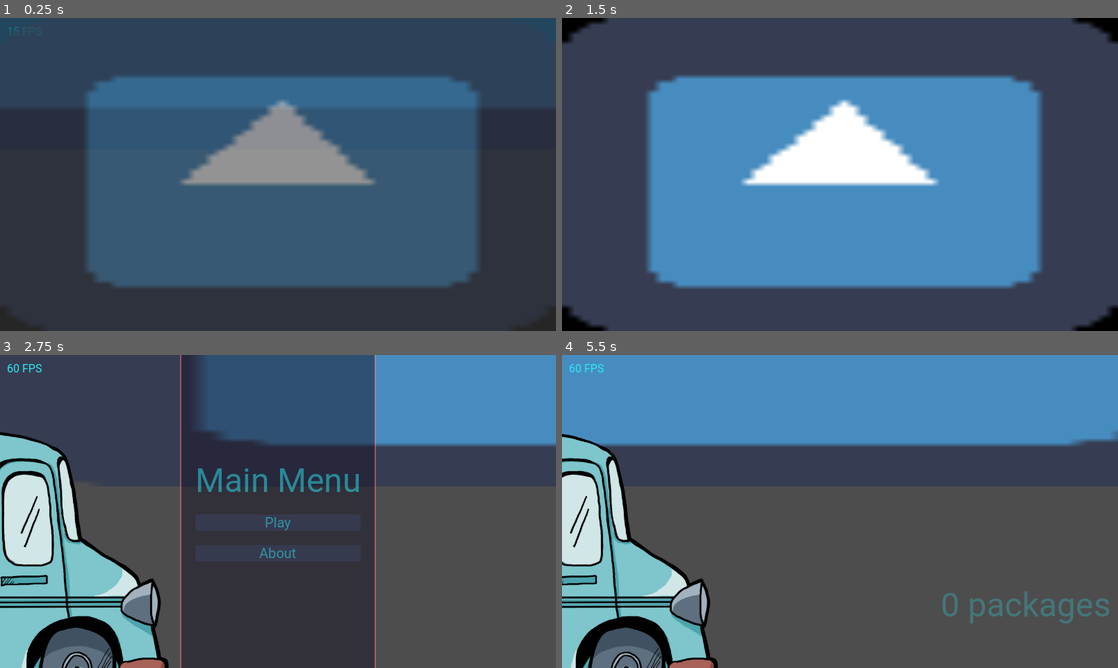
Above: before the commit, frames 1-4 (two rows, left to right).
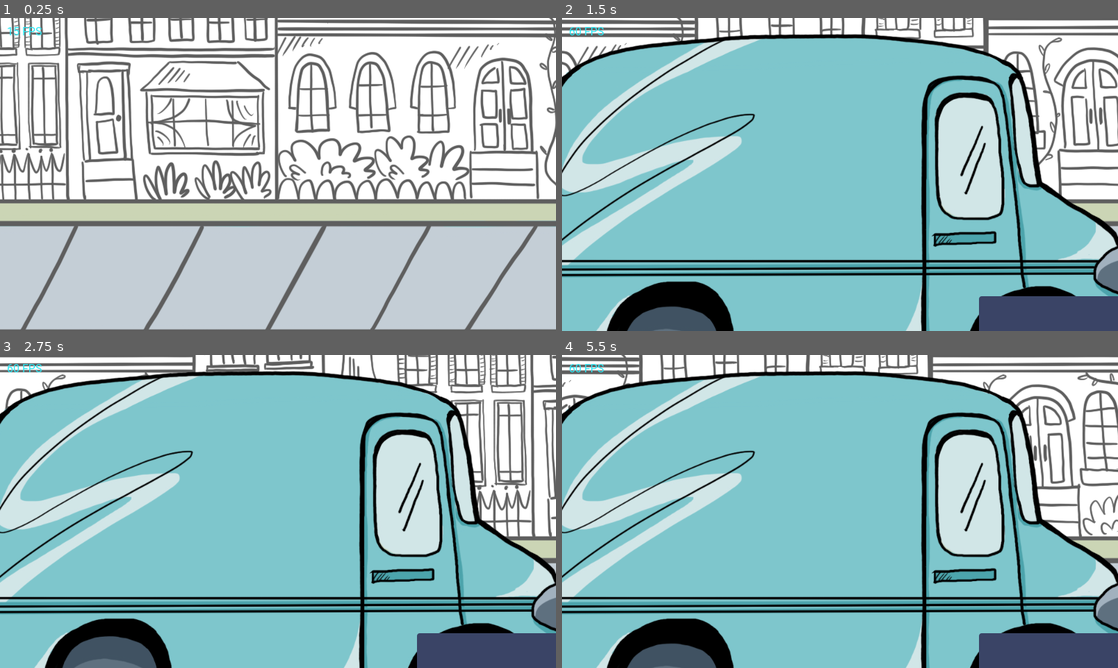
Above: after the commit, the same moments.

Repository: Bloodyaugust/ld-53
Game: Godot game, scene res://scenes/main.tscn
Two runs of this game, one before a commit and one after it. Both use one fixed random seed, a clock stepped at 60 frames per second and the inputs below. The engine's default icon, where the game draws it, is replaced by a stand-in: a white triangle on a blue panel in a dark square.
Inputs (mouse positions are in pixels of both pictures, inside the frame that each line leads up to):
- Up to frame 1 (0.25 s): no input
- Up to frame 2 (1.5 s): tap Enter at 0.5 s; move the mouse to (962, 158) at 0.52 s; hold Right (ui_right) 0.53-1.25 s; click (962, 158) at 0.67 s; drag from (728, 190) to (812, 237) at 1.27 s
- Up to frame 3 (2.75 s): move the mouse to (333, 442) at 2.02 s; hold Right (ui_right) from 2.03 s (still down)
- Up to frame 4 (5.5 s): release Right (ui_right) at 2.75 s; click (840, 552) at 2.75 s, where only the run before the commit has a clickable "About"; click (840, 558) at 3.5 s, where only the run before the commit has a clickable "Main Menu"; click (840, 524) at 4.25 s, where only the run before the commit has a clickable "Play"; drag from (812, 574) to (673, 464) at 5.02 s

The runs differ from the first frame. In frame 1, 100% of the frame differs, in the area x 0-100%, y 0-100%; in frame 2, 95%; in frame 3, 93%; in frame 4, 95%.

Commit message:
Add Background image
- Remove splash screen
- Begin implementation of real main menu

Diff:
--- a/actors/BackgroundChunks/Chunk-1.tscn
+++ b/actors/BackgroundChunks/Chunk-1.tscn
@@ -1,15 +1,13 @@
 [gd_scene load_steps=3 format=3 uid="uid://dkebah7fnyvlo"]
 
 [ext_resource type="Script" path="res://actors/BackgroundChunk.gd" id="1_4ij4h"]
-[ext_resource type="Texture2D" uid="uid://4typrc2p2rra" path="res://icon.png" id="1_ktsqr"]
+[ext_resource type="Texture2D" uid="uid://b3hocc7uwfr6e" path="res://sprites/Background.png" id="2_eyhje"]
 
 [node name="BackgroundChunk" type="Node2D"]
 script = ExtResource("1_4ij4h")
 
 [node name="Sprite2D" type="Sprite2D" parent="."]
-position = Vector2(-6.10352e-05, -248)
-scale = Vector2(29.9375, 6.625)
-texture = ExtResource("1_ktsqr")
+texture = ExtResource("2_eyhje")
 
 [node name="Dropoffs" type="Node2D" parent="."]
 unique_name_in_owner = true
--- a/actors/Player.gd
+++ b/actors/Player.gd
@@ -83,7 +83,7 @@
           _tween = create_tween().set_trans(Tween.TRANS_LINEAR)
           _state = STATES.RESETTING
           Store.state.move_speed = 0.0
-          _tween.tween_property(self, "position", Vector2(-700.0, 0.0), 1.0)
+          _tween.tween_property(self, "position", Vector2(-600.0, 0.0), 1.0)
           _tween.tween_callback(func():
             _state = STATES.RUNNING
 
--- a/actors/Truck.gd
+++ b/actors/Truck.gd
@@ -12,7 +12,7 @@
 
           play()
           _tween = create_tween().set_trans(Tween.TRANS_LINEAR)
-          _tween.tween_property(self, "global_position", Vector2(-500.0, global_position.y), 1.0)
+          _tween.tween_property(self, "global_position", Vector2(0.0, global_position.y), 1.0)
           _tween.tween_callback(func():
             Store.set_state("game", GameConstants.GAME_RESULTS)
             ViewController.set_client_view(ViewController.CLIENT_VIEWS.RESULTS)
@@ -23,7 +23,9 @@
             _tween.kill()
 
           _tween = create_tween().set_trans(Tween.TRANS_LINEAR)
-          _tween.tween_property(self, "global_position", Vector2(-500.0, global_position.y), 1.0)
+          if abs(global_position.x) > 0.1:
+            _tween.tween_property(self, "global_position", Vector2(0.0, global_position.y), 1.0)
+          _tween.tween_callback(func(): ViewController.set_client_view(ViewController.CLIENT_VIEWS.MAIN_MENU))
           play()
 
         GameConstants.GAME_STARTING:
@@ -33,7 +35,7 @@
   match Store.state.game:
     GameConstants.GAME_IN_PROGRESS:
       global_position -= Vector2(Store.state.move_speed * delta, 0.0)
-      global_position = Vector2(clampf(global_position.x, -2000.0, global_position.y), global_position.y)
+      global_position = Vector2(clampf(global_position.x, -1500.0, global_position.y), global_position.y)
 
 func _ready():
   Store.state_changed.connect(_on_store_state_changed)
--- a/autoloads/Store.gd
+++ b/autoloads/Store.gd
@@ -29,8 +29,6 @@
 func _initialize():
   set_state("game", GameConstants.GAME_OVER)
 
-  (func(): ViewController.set_client_view(ViewController.CLIENT_VIEWS.SPLASH)).call_deferred()
-
 func _ready():
   if FileAccess.file_exists(ClientConstants.CLIENT_PERSISTENT_STORE_PATH):
     persistent_store = load(ClientConstants.CLIENT_PERSISTENT_STORE_PATH)
--- a/scenes/main.tscn
+++ b/scenes/main.tscn
@@ -1,8 +1,7 @@
-[gd_scene load_steps=21 format=3 uid="uid://bfjaqu2i4i63i"]
+[gd_scene load_steps=19 format=3 uid="uid://bfjaqu2i4i63i"]
 
 [ext_resource type="Script" path="res://views/FPS.gd" id="1"]
 [ext_resource type="Texture2D" uid="uid://chvjlwqgjsh08" path="res://sprites/player/player.png" id="1_ynb2x"]
-[ext_resource type="Texture2D" uid="uid://4typrc2p2rra" path="res://icon.png" id="2"]
 [ext_resource type="Theme" uid="uid://co811ue55i33m" path="res://resources/base_theme.tres" id="2_1ffbx"]
 [ext_resource type="Script" path="res://actors/Player.gd" id="2_2opep"]
 [ext_resource type="Resource" uid="uid://tsqf267nyyx7" path="res://data/base_player_data.tres" id="3_o2wyl"]
@@ -11,7 +10,6 @@
 [ext_resource type="Script" path="res://actors/Truck.gd" id="4_po0hw"]
 [ext_resource type="PackedScene" path="res://lib/BetterCam.tscn" id="5"]
 [ext_resource type="Texture2D" uid="uid://bhgijg3ck2bga" path="res://sprites/truck/truck2.png" id="5_y3wc5"]
-[ext_resource type="Script" path="res://views/Splash.gd" id="6"]
 [ext_resource type="Script" path="res://views/About.gd" id="7_xk6j8"]
 [ext_resource type="PackedScene" uid="uid://dkebah7fnyvlo" path="res://actors/BackgroundChunks/Chunk-1.tscn" id="9_7rlw0"]
 [ext_resource type="Script" path="res://scripts/controllers/ChunkController.gd" id="10_4x66y"]
@@ -50,7 +48,7 @@
 
 [node name="Player" type="Node2D" parent="."]
 unique_name_in_owner = true
-position = Vector2(-700, 0)
+position = Vector2(-600, 0)
 script = ExtResource("2_2opep")
 data = ExtResource("3_o2wyl")
 
@@ -61,6 +59,7 @@
 
 [node name="PlayerArea" type="Area2D" parent="Player"]
 unique_name_in_owner = true
+visible = false
 
 [node name="CollisionShape2D" type="CollisionShape2D" parent="Player/PlayerArea"]
 position = Vector2(-2.5, 0.5)
@@ -68,56 +67,45 @@
 
 [node name="Truck" type="AnimatedSprite2D" parent="."]
 unique_name_in_owner = true
-position = Vector2(-1600, 120)
-scale = Vector2(0.6, 0.6)
+position = Vector2(-1500, 120)
+scale = Vector2(0.8, 0.8)
 sprite_frames = SubResource("SpriteFrames_al08k")
 autoplay = "default"
-frame_progress = 0.951928
+frame_progress = 0.310543
 script = ExtResource("4_po0hw")
 
 [node name="UIRoot" type="CanvasLayer" parent="."]
 
-[node name="MainMenu" type="CenterContainer" parent="UIRoot"]
-visible = false
+[node name="MainMenu" type="Control" parent="UIRoot"]
+visible = false
+layout_mode = 3
 anchors_preset = 15
 anchor_right = 1.0
 anchor_bottom = 1.0
 grow_horizontal = 2
 grow_vertical = 2
+size_flags_horizontal = 6
+size_flags_vertical = 6
 theme = ExtResource("2_1ffbx")
 script = ExtResource("4")
 
-[node name="PanelContainer" type="PanelContainer" parent="UIRoot/MainMenu"]
-custom_minimum_size = Vector2(2.08165e-12, 600)
-layout_mode = 2
-
-[node name="MarginContainer" type="MarginContainer" parent="UIRoot/MainMenu/PanelContainer"]
-layout_mode = 2
-theme_override_constants/margin_left = 20
-theme_override_constants/margin_top = 20
-theme_override_constants/margin_right = 20
-theme_override_constants/margin_bottom = 20
-
-[node name="VBoxContainer" type="VBoxContainer" parent="UIRoot/MainMenu/PanelContainer/MarginContainer"]
-layout_mode = 2
-theme_override_constants/separation = 20
-alignment = 1
-
-[node name="Label" type="Label" parent="UIRoot/MainMenu/PanelContainer/MarginContainer/VBoxContainer"]
-layout_mode = 2
-theme = ExtResource("2_1ffbx")
-theme_type_variation = &"H1"
-text = "Main Menu"
-
-[node name="Play" type="Button" parent="UIRoot/MainMenu/PanelContainer/MarginContainer/VBoxContainer"]
-unique_name_in_owner = true
-layout_mode = 2
+[node name="Play" type="Button" parent="UIRoot/MainMenu"]
+unique_name_in_owner = true
+layout_mode = 2
+offset_left = 600.0
+offset_top = 400.0
+offset_right = 1012.0
+offset_bottom = 646.0
 theme_override_font_sizes/font_size = 20
 text = "Play"
 
-[node name="About" type="Button" parent="UIRoot/MainMenu/PanelContainer/MarginContainer/VBoxContainer"]
-unique_name_in_owner = true
-layout_mode = 2
+[node name="About" type="Button" parent="UIRoot/MainMenu"]
+unique_name_in_owner = true
+layout_mode = 2
+offset_left = 1470.0
+offset_top = 800.0
+offset_right = 1882.0
+offset_bottom = 1046.0
 theme_override_font_sizes/font_size = 20
 text = "About"
 
@@ -129,25 +117,6 @@
 layout_mode = 2
 text = "144 FPS"
 script = ExtResource("1")
-
-[node name="Splash" type="ColorRect" parent="UIRoot"]
-visible = false
-anchors_preset = 15
-anchor_right = 1.0
-anchor_bottom = 1.0
-grow_horizontal = 2
-grow_vertical = 2
-color = Color(0, 0, 0, 1)
-script = ExtResource("6")
-
-[node name="TextureRect" type="TextureRect" parent="UIRoot/Splash"]
-layout_mode = 1
-anchors_preset = 15
-anchor_right = 1.0
-anchor_bottom = 1.0
-grow_horizontal = 2
-grow_vertical = 2
-texture = ExtResource("2")
 
 [node name="About" type="CenterContainer" parent="UIRoot"]
 visible = false
--- a/views/Results.gd
+++ b/views/Results.gd
@@ -4,7 +4,6 @@
 @onready var _packages: Label = %ResultsPackages
 
 func _on_main_menu_button_pressed() -> void:
-  ViewController.set_client_view(ViewController.CLIENT_VIEWS.MAIN_MENU)
   Store.set_state("game", GameConstants.GAME_OVER)
 
 func _on_store_state_changed(state_key: String, substate) -> void:
--- a/views/Splash.gd
+++ /dev/null
@@ -1,16 +0,0 @@
-extends Control
-
-var _skipped: bool = false
-
-func _ready():
-  ViewController.register_view(ViewController.CLIENT_VIEWS.SPLASH, self)
-
-  await get_tree().create_timer(2).timeout
-
-  if !_skipped:
-    ViewController.set_client_view(ViewController.CLIENT_VIEWS.MAIN_MENU)
-
-func _unhandled_input(event):
-  if event is InputEventKey && !event.pressed && event.keycode == KEY_ESCAPE:
-    _skipped = true
-    ViewController.set_client_view(ViewController.CLIENT_VIEWS.MAIN_MENU)
Binary file added: sprites/Background.png
Not shown, added: sprites/Background.png.import
